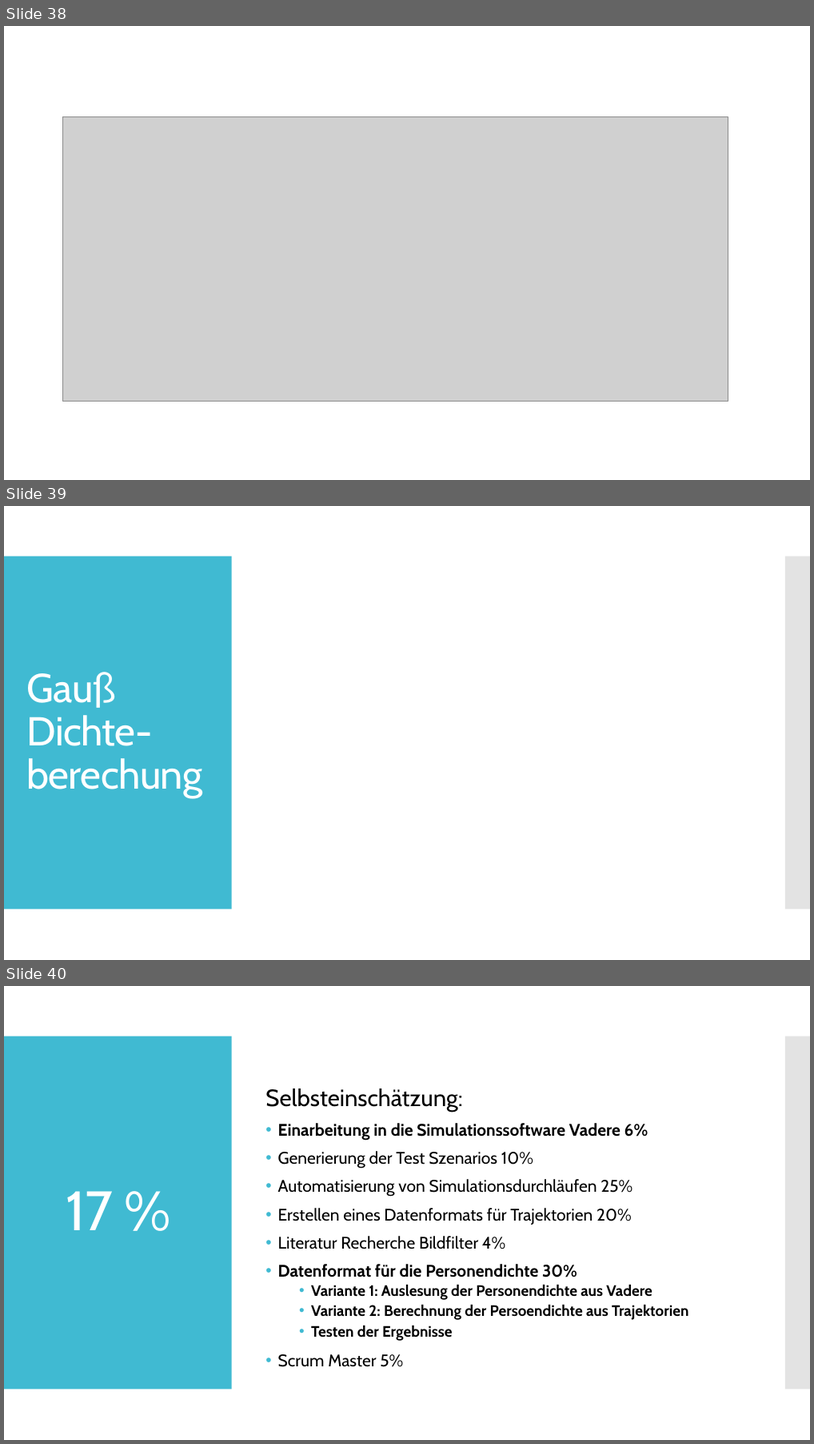
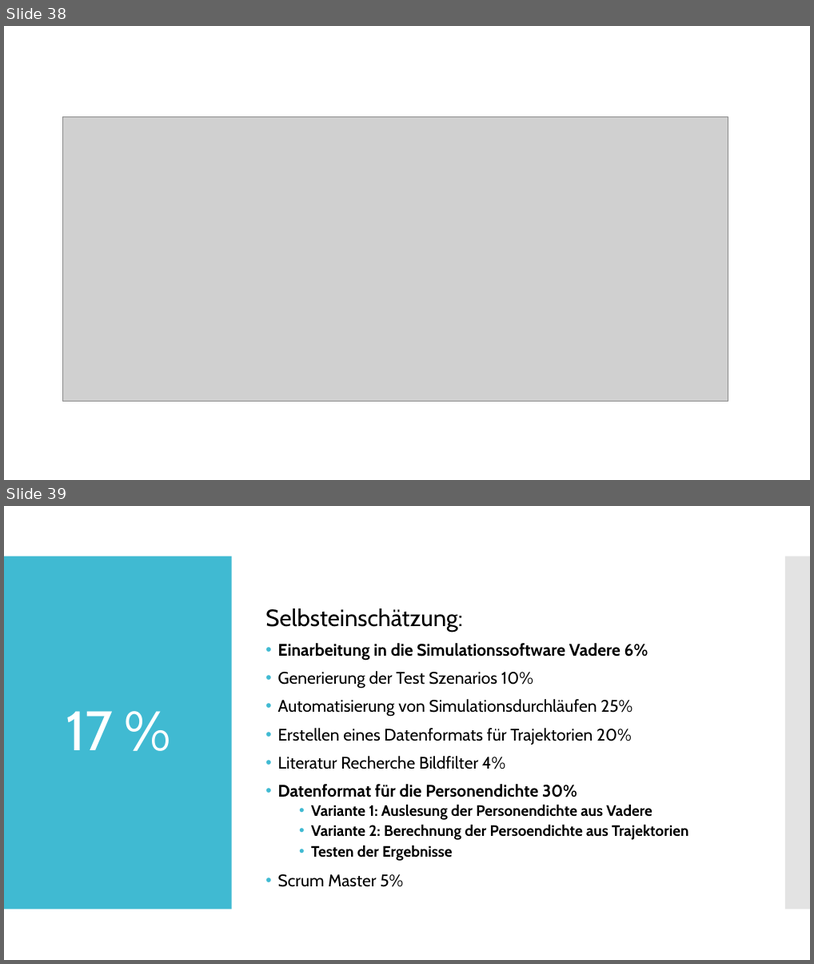
Before and after one commit to Datagroup-ModSim/ModSim17-data-generation-filters, a slide deck: presentations/Datenerzeugung und Datenanalyse_Sprint1_formatiert.pptx. Shown one above the other, each under a label of ours: slides 38, 39 and 40 before the commit, slides 38 and 39 after it. The pictures are 814x1444 and 814x964 pixels, drawn with LibreOffice and Linux fonts; fonts in the diff are those of the drawing; grey boxes stand for pictures. Boxes give left, top, right and bottom in pixels: in the first picture for what was removed or moved away, otherwise in the second. Text is boxed around its words. In the diff, an @@ line names an element or a change of style, - is before the commit and + after.

```diff
--- a/presentations/Datenerzeugung und Datenanalyse_Sprint1_formatiert.pptx
+++ b/presentations/Datenerzeugung und Datenanalyse_Sprint1_formatiert.pptx
@@ slide 39 removed at (4,506,810,960), background #FFFFFF; not listed: 2 template elements that a slide beside it also shows @@
@@ title removed at (26,672,202,797) @@
-Gauß Dichte-berechung
@@ what was slide 40 is now slide 39 @@
```
Also in this commit, not shown: 9 slides changed.
